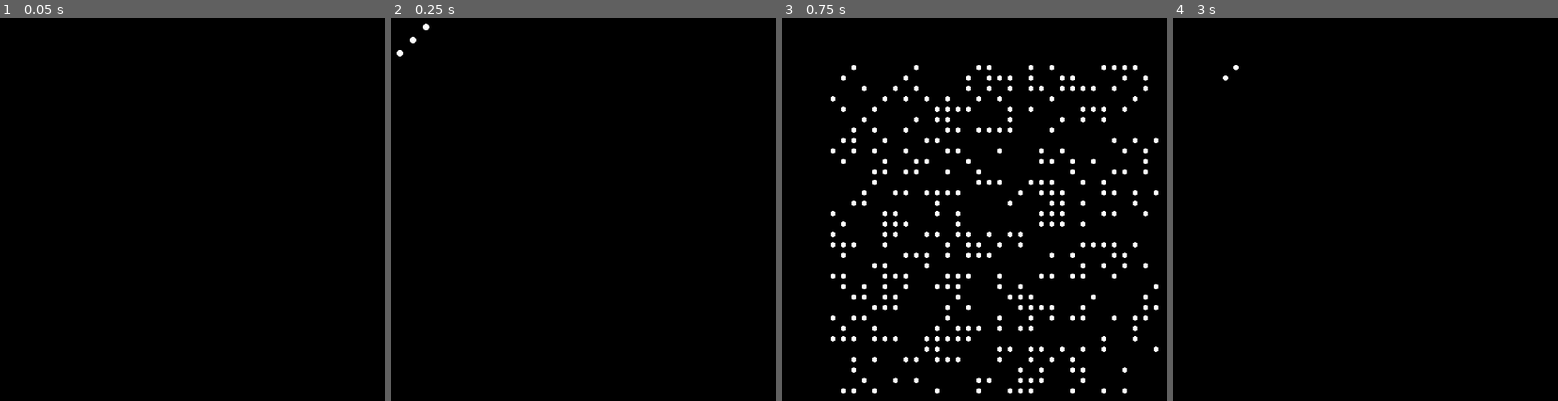
Above: before the commit, frames 1-4 (left to right).
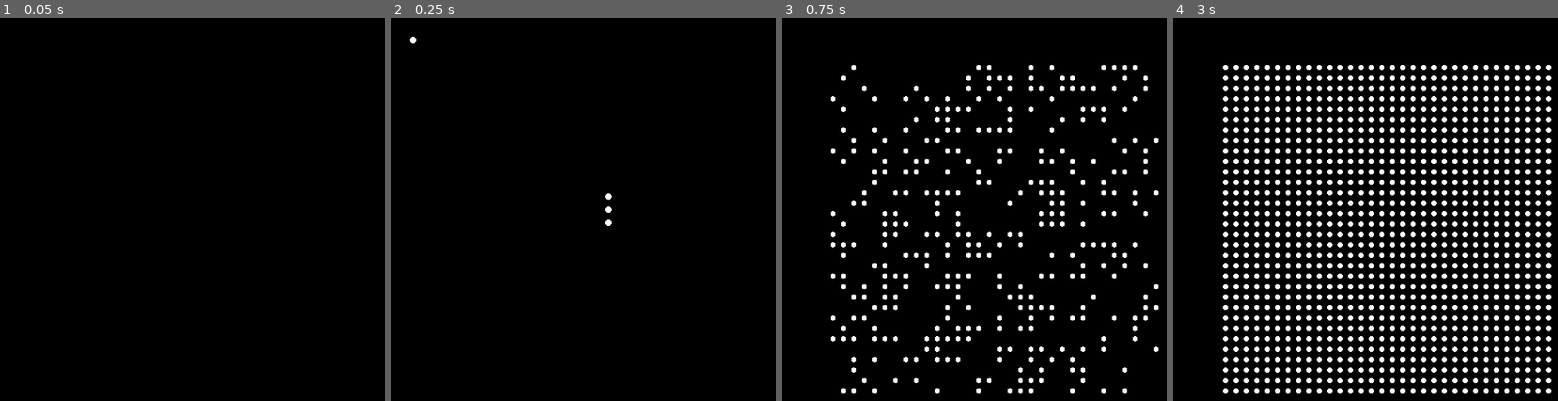
Above: after the commit, the same moments.

Repository: timvisee/38c3-dots
Game: Godot game, scene res://scenes/main.tscn
Two runs of this game, one before a commit and one after it. Both use one fixed random seed, a clock stepped at 60 frames per second and the inputs below.
Inputs:
- Up to frame 1 (0.05 s): no input
- Up to frame 2 (0.25 s): no input
- Up to frame 3 (0.75 s): hold Right (ui_right) from 0.53 s (still down); tap . (random_dots) at 0.6 s
- Up to frame 4 (3 s): release Right (ui_right) at 1.28 s; hold Down (ui_down) 1.28-2.03 s; tap Space (story_next) at 1.35, 2.85 s; hold Right (ui_right) 2.03-2.78 s; tap . (random_dots) at 2.1 s; hold Up (ui_up) from 2.78 s (still down)

Frame 1 is identical in both runs. In frame 2, 0.1% of the frame differs, in the area x 1-58%, y 1-55%; in frame 3, 0.2%; in frame 4, 19%, in the area x 12-99%, y 12-99%.

Commit message:
Add basic snake

Diff:
--- a/scenes/main.tscn
+++ b/scenes/main.tscn
@@ -1,8 +1,9 @@
-[gd_scene load_steps=5 format=3 uid="uid://bobjitdj8o1x"]
+[gd_scene load_steps=6 format=3 uid="uid://bobjitdj8o1x"]
 
 [ext_resource type="Script" path="res://scripts/Grid.gd" id="1_qybds"]
 [ext_resource type="PackedScene" uid="uid://ecsubqftckxq" path="res://prefabs/Dot.tscn" id="2_641y3"]
 [ext_resource type="Script" path="res://scripts/StoryRunner.gd" id="3_l4onm"]
+[ext_resource type="Script" path="res://stories/Snake.gd" id="4_73h65"]
 [ext_resource type="Script" path="res://scripts/WindowManager.gd" id="4_wtjsp"]
 
 [node name="Main" type="Control"]
--- a/scripts/StoryRunner.gd
+++ b/scripts/StoryRunner.gd
@@ -19,6 +19,7 @@
 
 
 var frame = 0;
+var user_frame = 0;
 func _process(_delta):
 	if Time.get_ticks_msec() - self.story_start > STORY_INTERVAL_MSEC:
 		self.next_story();
@@ -30,9 +31,11 @@
 
 	if self.story != null:
 		if self.story.has_method("_frame"):
-			self.story._frame(_delta);
+			self.story._frame(user_frame);
 		else:
 			print("Story does not have _frame function");
+
+	user_frame += 1;
 
 
 func _input(event):
--- /dev/null
+++ b/stories/Snake.gd
@@ -0,0 +1,90 @@
+extends Node
+
+
+var grid;
+var width;
+var height;
+
+var tail = [];
+var enlarge = 2;
+var dir = 0;
+
+var blink_dead = 0;
+
+var fruit = Vector2(1, 1);
+
+
+func _start():
+	dir = 0;
+	enlarge = 2;
+	tail = [Vector2(int(width / 2), int(height / 2))];
+	wipe();
+
+
+func _frame(frame):
+	if blink_dead > 0:
+		blink_dead -= 1;
+		if blink_dead == 0:
+			_start();
+			return;
+		elif blink_dead % 2 == 1:
+			wipe();
+		else:
+			draw(frame);
+		return;
+
+	if (frame + 1) % 20 == 0:
+		enlarge += 1;
+
+	if randf() <= 0.08:
+		if randf() <= 0.5:
+			dir = posmod(dir - 1, 4);
+		else:
+			dir = (dir + 1) % 4;
+
+	var front = tail[0];
+	var next = front;
+	if dir == 0:
+		next += Vector2.UP;
+	elif dir == 1:
+		next += Vector2.RIGHT;
+	elif dir == 2:
+		next += Vector2.DOWN;
+	elif dir == 3:
+		next += Vector2.LEFT;
+	next = wrap_pos(next);
+	if is_collision(next):
+		blink_dead = 10;
+		return;
+	tail.push_front(next);
+
+	if enlarge == 0:
+		var pos = tail.pop_back();
+		grid.set_dot(pos.x, pos.y, false);
+	else:
+		enlarge -= 1;
+
+	draw(frame);
+
+
+func wrap_pos(pos: Vector2) -> Vector2:
+	return Vector2(posmod(int(pos.x), width), posmod(int(pos.y), height));
+
+
+func is_collision(pos: Vector2) -> bool:
+	for i in tail:
+		if i == pos:
+			return true;
+	return false;
+
+
+func draw(frame):
+	for pos in tail:
+		grid.set_dot(pos.x, pos.y, true);
+
+	grid.set_dot(fruit.x, fruit.y, (int(frame / 4) % 2 == 0))
+
+func wipe():
+	for x in range(width):
+		for y in range(height):
+			grid.set_dot(x, y, false);
--- /dev/null
+++ b/stories/disabled/Solid.gd
@@ -0,0 +1,20 @@
+extends Node
+
+
+var grid;
+var width;
+var height;
+
+
+func _start():
+	draw(true);
+
+
+func _frame(_delta):
+	pass
+
+
+func draw(enabled: bool):
+	for x in range(width):
+		for y in range(height):
+			grid.set_dot(x, y, enabled);
